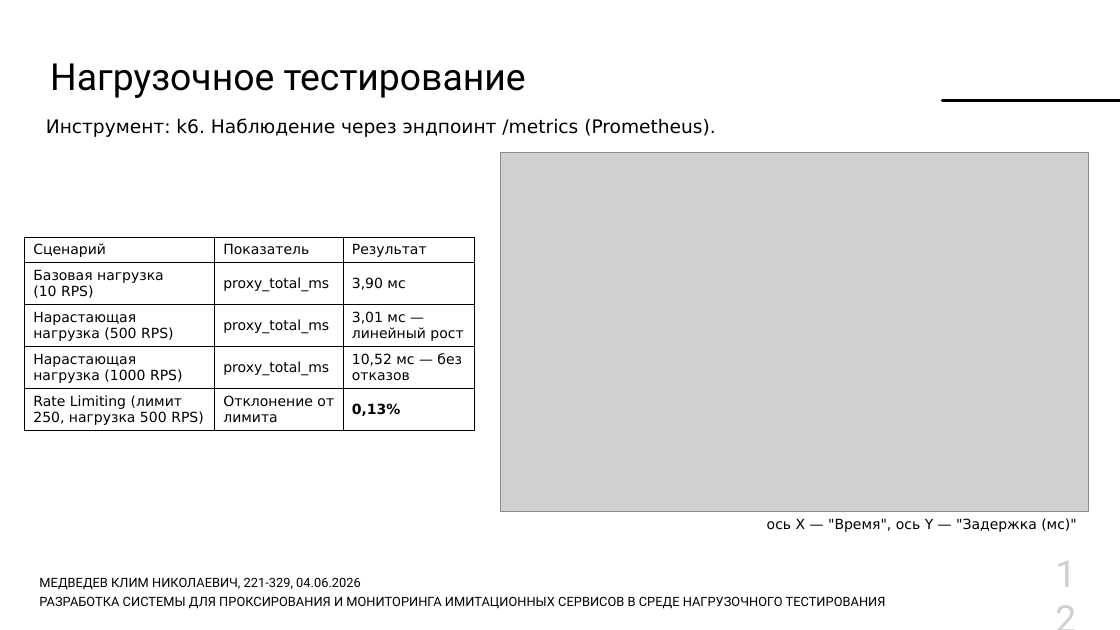
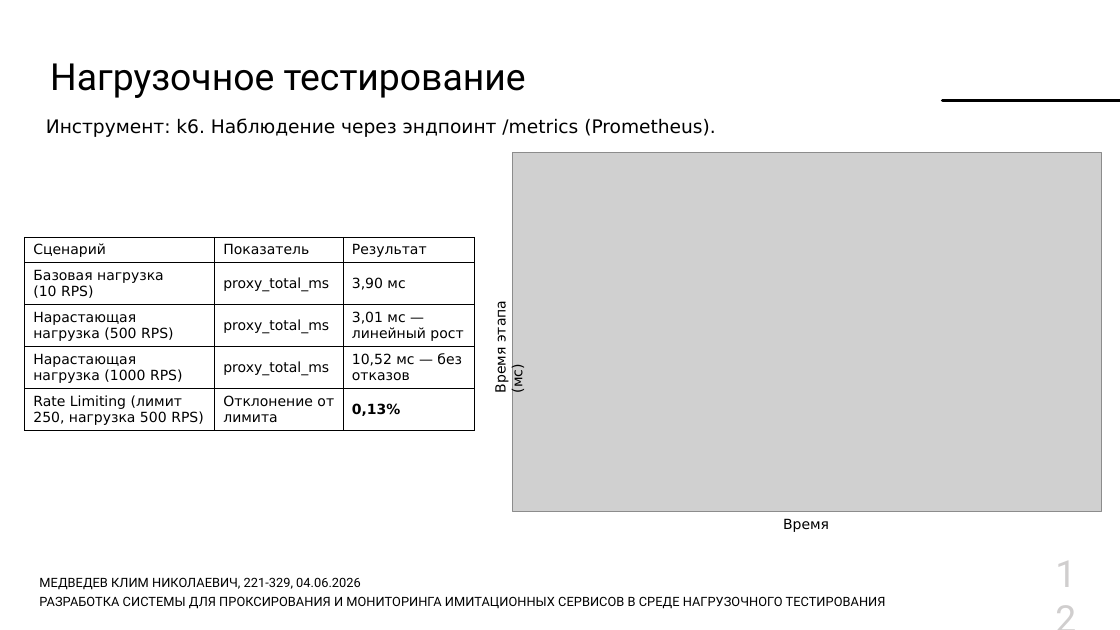
Before and after one commit to Lamardo43/educ-thesis, a slide deck: slide 12 of Thesis/docs/Презентация.pptx. Drawn at 1120x630 pixels with LibreOffice and Linux fonts; fonts in the diff are those of the drawing; grey boxes stand for pictures; background and template pictures are left out. Boxes give left, top, right and bottom in pixels: in the first picture for what was removed or moved away, otherwise in the second. Text is boxed around its words. In the diff, an @@ line names an element or a change of style, - is before the commit and + after.

```diff
--- a/Thesis/docs/Презентация.pptx
+++ b/Thesis/docs/Презентация.pptx
@@ picture: place and size @@
-picture at <box>501,153,1090,512</box>
+picture at <box>513,152,1102,511</box>
@@ text added at <box>493,305,525,393</box>, 12 pt, text #000000 @@
+Время этапа (мс)
@@ text removed at <box>767,518,1077,532</box> @@
-ось X — "Время", ось Y — "Задержка (мс)"
@@ text added at <box>783,518,829,532</box>, 12 pt, text #000000 @@
+Время
```
Also in this commit, not shown: 2 other slides changed, 3 other files.
